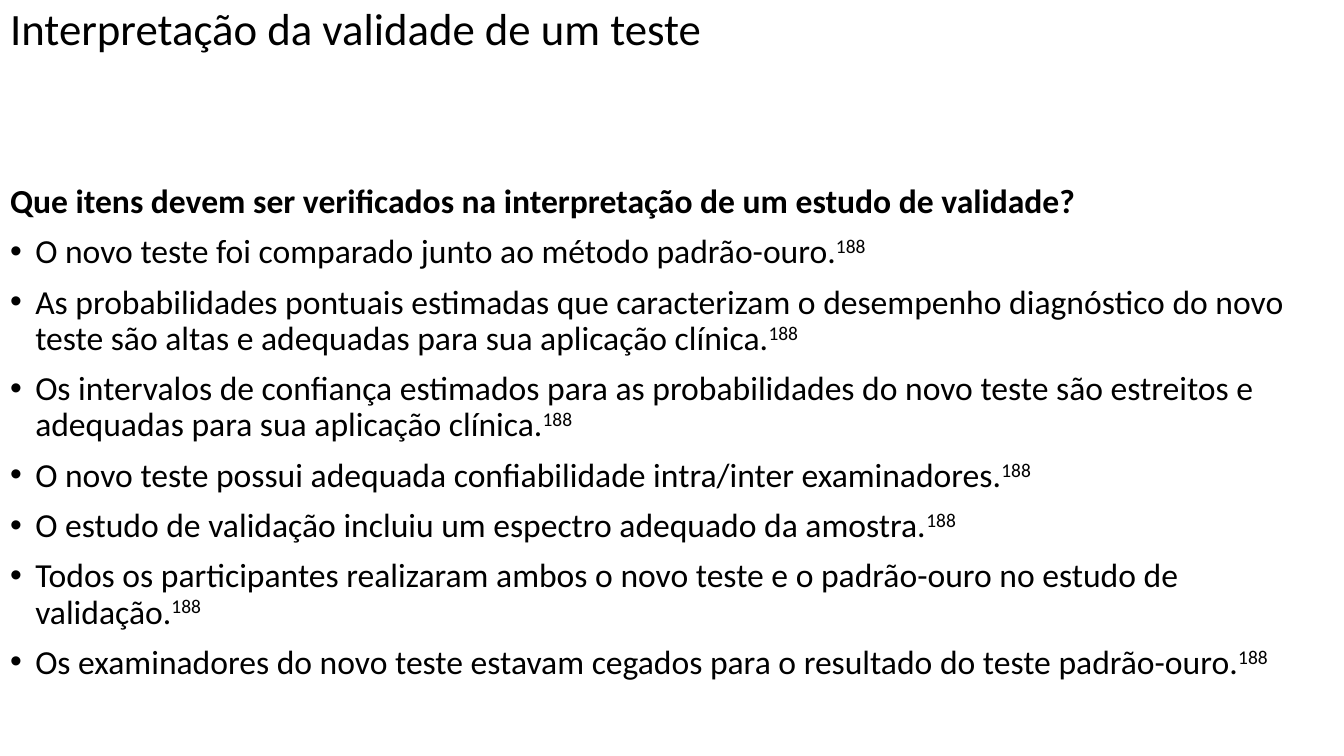
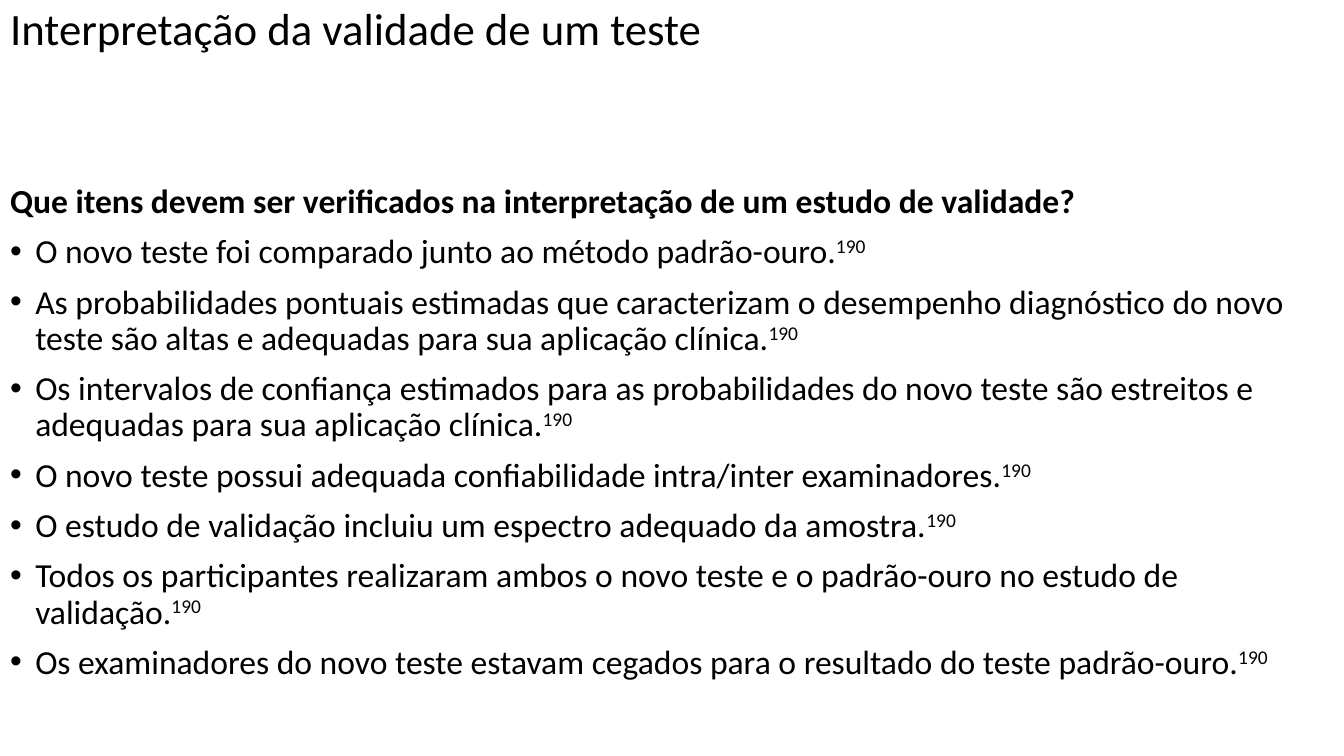
Before and after one commit to FerreiraAS/Ciencia-com-R, a slide deck: slide 126 of docs/Ciencia-com-R.pptx. Drawn at 1344x756 pixels with LibreOffice and Linux fonts; fonts in the diff are those of the drawing. Boxes give left, top, right and bottom in pixels: in the first picture for what was removed or moved away, otherwise in the second. Text is boxed around its words. In the diff, an @@ line names an element or a change of style, - is before the commit and + after.

```diff
--- a/docs/Ciencia-com-R.pptx
+++ b/docs/Ciencia-com-R.pptx
@@ text at bbox=[35, 239, 1283, 680]: text changed @@
-• O novo teste foi comparado junto ao método padrão-ouro.188
-• As probabilidades pontuais estimadas que caracterizam o desempenho diagnóstico do novo teste são altas e adequadas para sua aplicação clínica.188
-• Os intervalos de confiança estimados para as probabilidades do novo teste são estreitos e adequadas para sua aplicação clínica.188
-• O novo teste possui adequada confiabilidade intra/inter examinadores.188
-• O estudo de validação incluiu um espectro adequado da amostra.188
-• Todos os participantes realizaram ambos o novo teste e o padrão-ouro no estudo de validação.188
-• Os examinadores do novo teste estavam cegados para o resultado do teste padrão-ouro.188
+• O novo teste foi comparado junto ao método padrão-ouro.190
+• As probabilidades pontuais estimadas que caracterizam o desempenho diagnóstico do novo teste são altas e adequadas para sua aplicação clínica.190
+• Os intervalos de confiança estimados para as probabilidades do novo teste são estreitos e adequadas para sua aplicação clínica.190
+• O novo teste possui adequada confiabilidade intra/inter examinadores.190
+• O estudo de validação incluiu um espectro adequado da amostra.190
+• Todos os participantes realizaram ambos o novo teste e o padrão-ouro no estudo de validação.190
+• Os examinadores do novo teste estavam cegados para o resultado do teste padrão-ouro.190
```
Also in this commit, not shown: 31 other slides changed, 36 other files.
